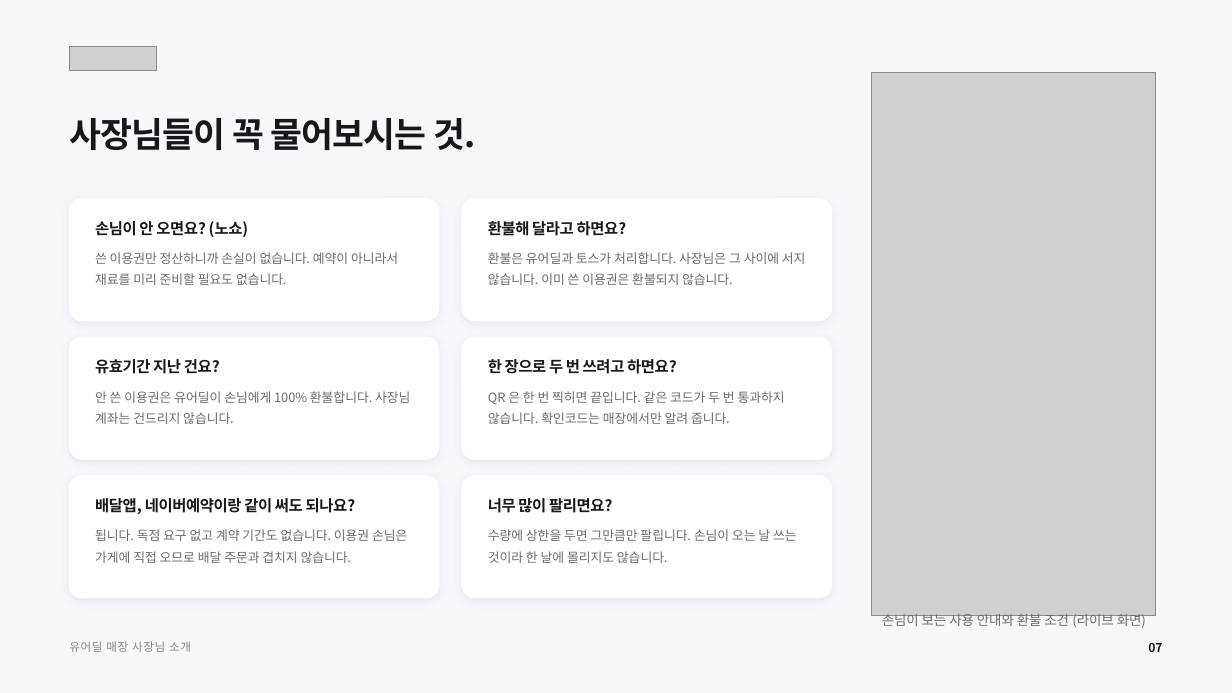
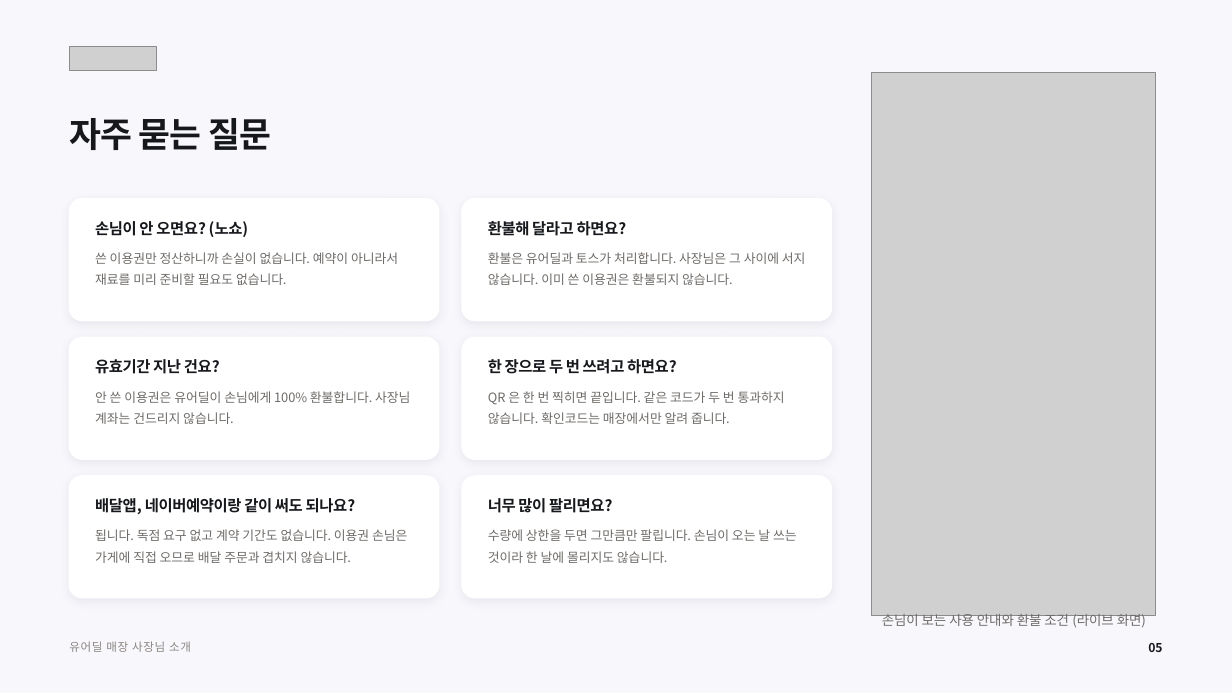
Before and after one commit to tobe2111/ur-live, a slide deck: slide 5 of docs/business/proposals/urdeal-store-owner-deck.pptx (slide 7 before the commit). Drawn at 1232x693 pixels with LibreOffice and Linux fonts; fonts in the diff are those of the drawing; grey boxes stand for pictures. Boxes give left, top, right and bottom in pixels: in the first picture for what was removed or moved away, otherwise in the second. Text is boxed around its words. In the diff, an @@ line names an element or a change of style, - is before the commit and + after.

```diff
--- a/docs/business/proposals/urdeal-store-owner-deck.pptx
+++ b/docs/business/proposals/urdeal-store-owner-deck.pptx
@@ text at <box>69,118,271,150</box>: text changed @@
-사장님들이 꼭 물어보시는 것.
+자주 묻는 질문
@@ text at <box>1148,643,1162,652</box>: text changed @@
-07
+05
```
Also in this commit, not shown: 7 other slides changed, 8 slides removed, 7 other files.
